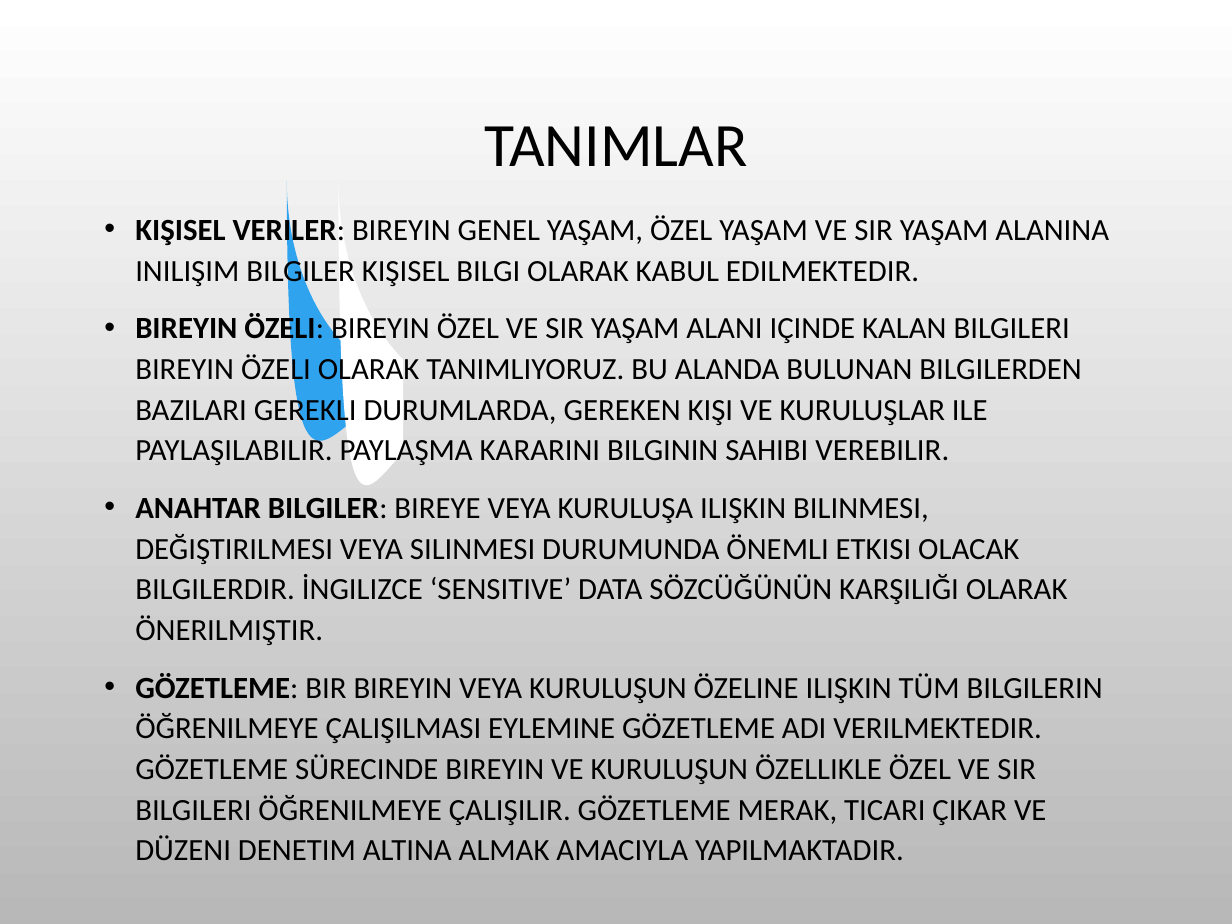
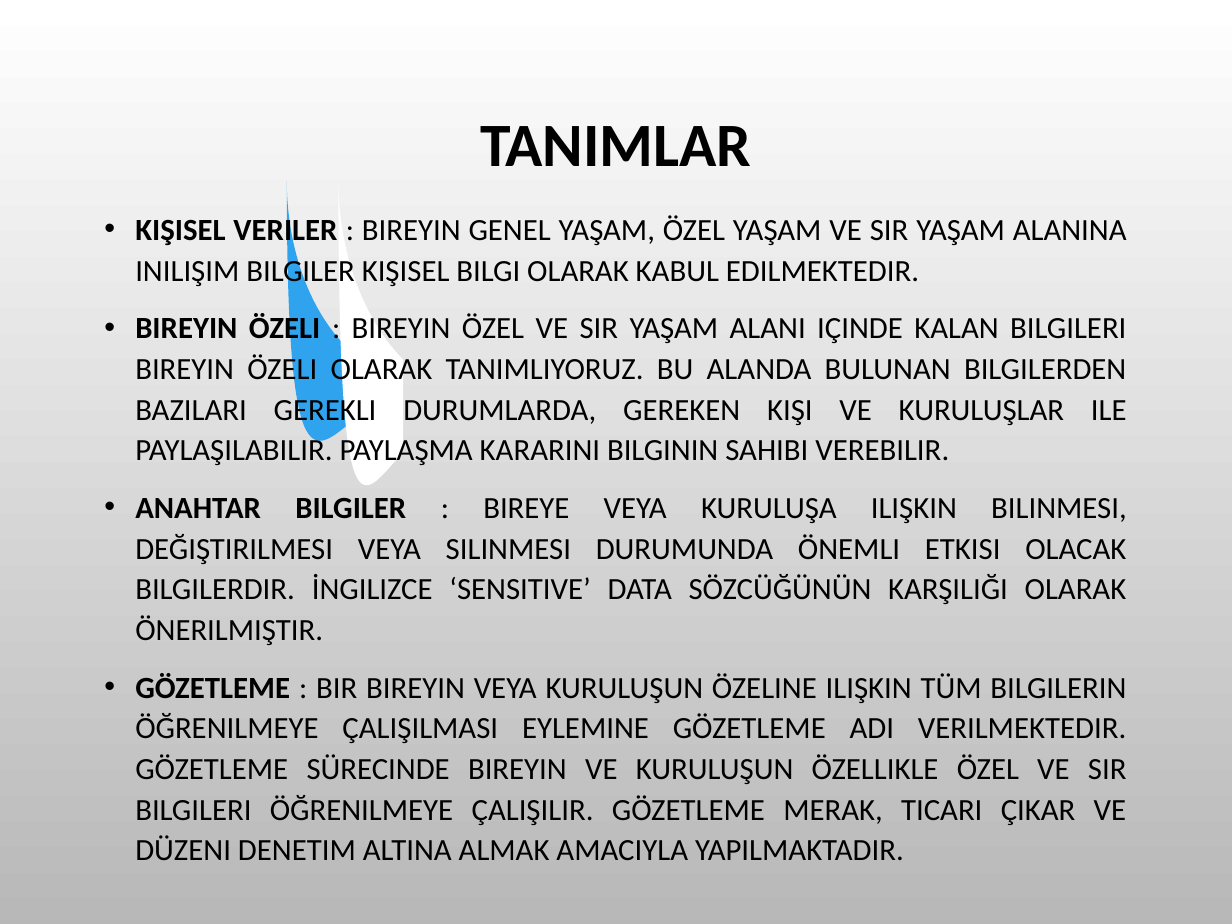
Before and after one commit to SevdanurGENC/20-21-Lecture-Notes, a slide deck: slide 4 of Bilişim Etiği ve Hukuku/4. Bolum - Meslek Etigi.ppt. Drawn at 1232x924 pixels with LibreOffice and Linux fonts; fonts in the diff are those of the drawing; background and template pictures are left out. Boxes give left, top, right and bottom in pixels: in the first picture for what was removed or moved away, otherwise in the second. Text is boxed around its words. In the diff, an @@ line names an element or a change of style, - is before the commit and + after.

```diff
--- a/Bilişim Etiği ve Hukuku/4. Bolum - Meslek Etigi.ppt
+++ b/Bilişim Etiği ve Hukuku/4. Bolum - Meslek Etigi.ppt
@@ title "TANIMLAR" at (480, 126, 752, 166): bold on @@
@@ text at (135, 214, 1127, 860): text changed @@
-• KIŞISEL VERILER: BIREYIN GENEL YAŞAM, ÖZEL YAŞAM VE SIR YAŞAM ALANINA INILIŞIM BILGILER KIŞISEL BILGI OLARAK KABUL EDILMEKTEDIR.
-• BIREYIN ÖZELI: BIREYIN ÖZEL VE SIR YAŞAM ALANI IÇINDE KALAN BILGILERI BIREYIN ÖZELI OLARAK TANIMLIYORUZ. BU ALANDA BULUNAN BILGILERDEN BAZILARI GEREKLI DURUMLARDA, GEREKEN KIŞI VE KURULUŞLAR ILE PAYLAŞILABILIR. PAYLAŞMA KARARINI BILGININ SAHIBI VEREBILIR.
-• ANAHTAR BILGILER: BIREYE VEYA KURULUŞA ILIŞKIN BILINMESI, DEĞIŞTIRILMESI VEYA SILINMESI DURUMUNDA ÖNEMLI ETKISI OLACAK BILGILERDIR. İNGILIZCE ‘SENSITIVE’ DATA SÖZCÜĞÜNÜN KARŞILIĞI OLARAK ÖNERILMIŞTIR.
-• GÖZETLEME: BIR BIREYIN VEYA KURULUŞUN ÖZELINE ILIŞKIN TÜM BILGILERIN ÖĞRENILMEYE ÇALIŞILMASI EYLEMINE GÖZETLEME ADI VERILMEKTEDIR. GÖZETLEME SÜRECINDE BIREYIN VE KURULUŞUN ÖZELLIKLE ÖZEL VE SIR BILGILERI ÖĞRENILMEYE ÇALIŞILIR. GÖZETLEME MERAK, TICARI ÇIKAR VE DÜZENI DENETIM ALTINA ALMAK AMACIYLA YAPILMAKTADIR.
+• KIŞISEL VERILER : BIREYIN GENEL YAŞAM, ÖZEL YAŞAM VE SIR YAŞAM ALANINA INILIŞIM BILGILER KIŞISEL BILGI OLARAK KABUL EDILMEKTEDIR.
+• BIREYIN ÖZELI : BIREYIN ÖZEL VE SIR YAŞAM ALANI IÇINDE KALAN BILGILERI BIREYIN ÖZELI OLARAK TANIMLIYORUZ. BU ALANDA BULUNAN BILGILERDEN BAZILARI GEREKLI DURUMLARDA, GEREKEN KIŞI VE KURULUŞLAR ILE PAYLAŞILABILIR. PAYLAŞMA KARARINI BILGININ SAHIBI VEREBILIR.
+• ANAHTAR BILGILER : BIREYE VEYA KURULUŞA ILIŞKIN BILINMESI, DEĞIŞTIRILMESI VEYA SILINMESI DURUMUNDA ÖNEMLI ETKISI OLACAK BILGILERDIR. İNGILIZCE ‘SENSITIVE’ DATA SÖZCÜĞÜNÜN KARŞILIĞI OLARAK ÖNERILMIŞTIR.
+• GÖZETLEME : BIR BIREYIN VEYA KURULUŞUN ÖZELINE ILIŞKIN TÜM BILGILERIN ÖĞRENILMEYE ÇALIŞILMASI EYLEMINE GÖZETLEME ADI VERILMEKTEDIR. GÖZETLEME SÜRECINDE BIREYIN VE KURULUŞUN ÖZELLIKLE ÖZEL VE SIR BILGILERI ÖĞRENILMEYE ÇALIŞILIR. GÖZETLEME MERAK, TICARI ÇIKAR VE DÜZENI DENETIM ALTINA ALMAK AMACIYLA YAPILMAKTADIR.
```
Also in this commit, not shown: 16 other slides changed, 3 other files.
